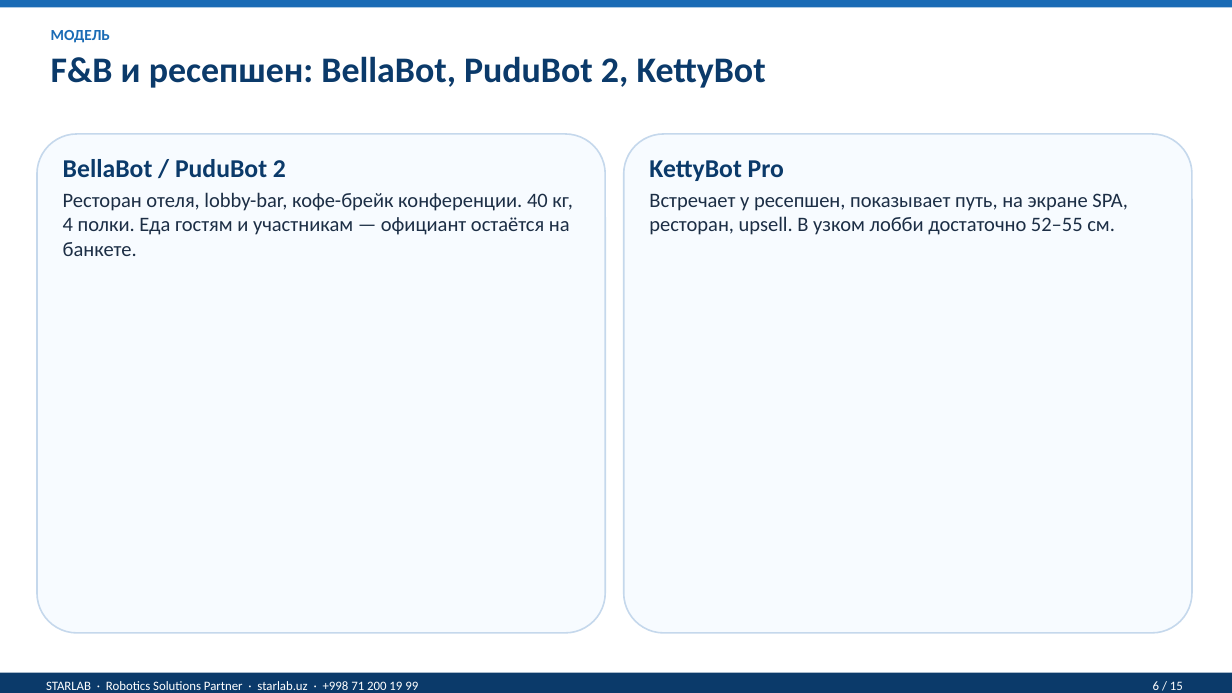
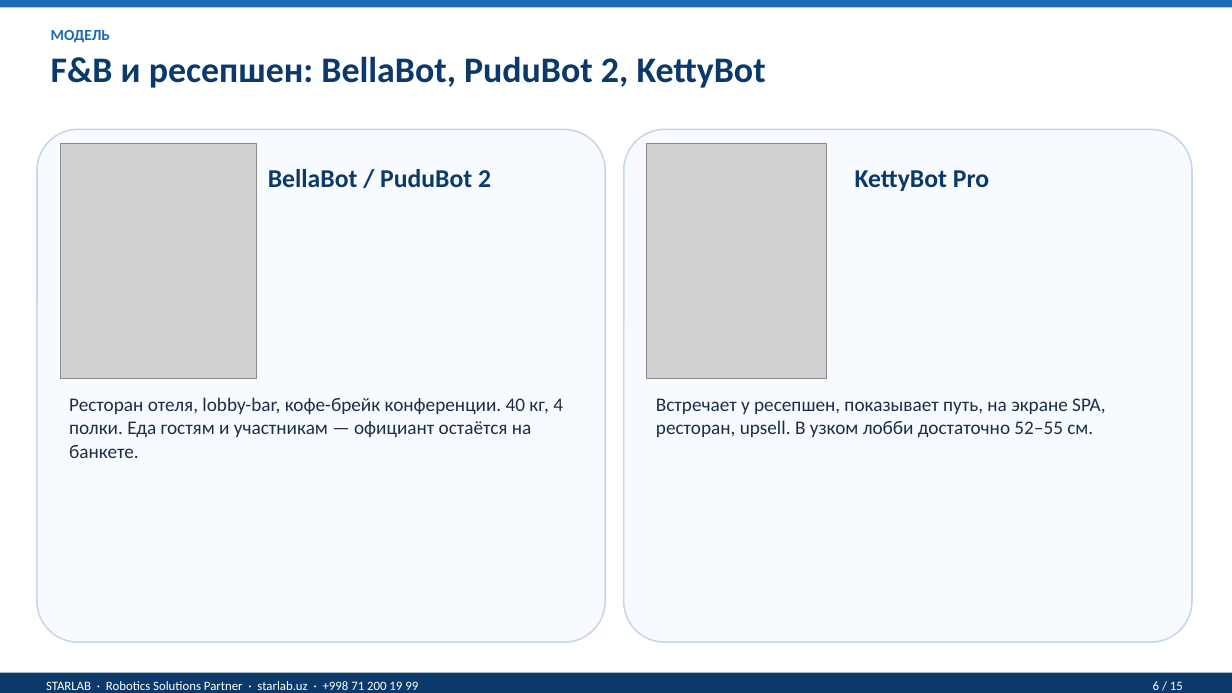
Before and after one commit to Musobek0809/moliya-bot, a slide deck: slide 6 of presentations/ROBOSANT_Mehmonxona_RU.pptx. Drawn at 1232x693 pixels with LibreOffice and Linux fonts; fonts in the diff are those of the drawing; grey boxes stand for pictures. Boxes give left, top, right and bottom in pixels: in the first picture for what was removed or moved away, otherwise in the second. Text is boxed around its words. In the diff, an @@ line names an element or a change of style, - is before the commit and + after.

```diff
--- a/presentations/ROBOSANT_Mehmonxona_RU.pptx
+++ b/presentations/ROBOSANT_Mehmonxona_RU.pptx
@@ rounded rectangle resized from (x1=37, y1=134, x2=605, y2=633) to (x1=37, y1=129, x2=605, y2=642) @@
@@ picture added at (x1=60, y1=143, x2=256, y2=379) @@
@@ rounded rectangle resized from (x1=624, y1=134, x2=1192, y2=633) to (x1=624, y1=129, x2=1192, y2=642) @@
@@ picture added at (x1=647, y1=143, x2=826, y2=379) @@
@@ text "BellaBot / PuduBot 2" moved from (x1=63, y1=159, x2=286, y2=177) to (x1=268, y1=169, x2=491, y2=187) @@
@@ text "KettyBot Pro" moved from (x1=649, y1=160, x2=784, y2=181) to (x1=855, y1=170, x2=989, y2=191) @@
@@ text "Ресторан отеля, lobby-bar, кофе-брейк конференции. ..." moved from (x1=63, y1=192, x2=573, y2=256) to (x1=69, y1=397, x2=563, y2=458) @@
@@ text "Ресторан отеля, lobby-bar, кофе-брейк конференции. ..." at (x1=69, y1=397, x2=563, y2=458): size 16 to 15 pt @@
@@ text "Встречает у ресепшен, показывает путь, ..." at (x1=656, y1=398, x2=1105, y2=437): size 16 to 15 pt @@
@@ text "Встречает у ресепшен, показывает путь, ..." moved from (x1=649, y1=193, x2=1128, y2=235) to (x1=656, y1=398, x2=1105, y2=437) @@
```
Also in this commit, not shown: 6 other slides changed, 29 other files.
